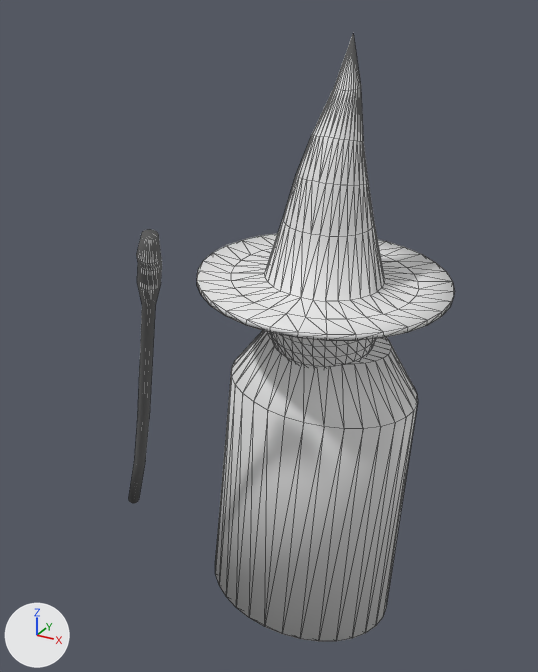
The glTF model game/scenes/enemies/wizard.glb, before and after one commit.
The view is the same before and after, from a 50 mm camera at (3.64, -7.52, 7.44) aimed at (-0.21, -0.51, 3.93). Arrows for +X, +Y and +Z are at lower left; the lights stay in place. Both versions are drawn at frame 20 of the action 'attack'; the numbers are the values there. Mesh edges are drawn as thin lines. Vertices at the same position are counted once.

Script lines for the objects in view, before the commit:
```python
me_cylinder_003 = bpy.data.meshes.new('Cylinder.003')
me_cylinder_003.from_pydata(...)  # 288 vertices, 572 faces; spans x -1.49..-1.16, y -1.28..-1.01, z 0.12..4.49
me_sphere = bpy.data.meshes.new('Sphere')
me_sphere.from_pydata(...)  # 482 vertices, 960 faces; spans x -0.49..0.82, y -0.74..0.56, z 3.42..5.0
ob_bone = bpy.data.objects.new('Bone', None)
ob_bone.parent = ob_armature
ob_bone.location = (0.0, 0.0, 0.0)
ob_bone.rotation_euler = (0.0, 0.0413, 0.0)  # degrees (0, 2.4, 0)
ob_head = bpy.data.objects.new('head', me_sphere)
ob_head.parent = ob_bone_001
ob_head.location = (0.0, 0.0, -3.096)
ob_main_hand_001 = bpy.data.objects.new('main_hand.001', me_cylinder_003)
ob_main_hand_001.parent = ob_main_hand
ob_main_hand_001.location = (1.105, -1.436, -2.16)
ob_main_hand_001.rotation_euler = (-0.00136, 0.0, -1.571)  # degrees (-0.1, 0, -90)
# also in view: 'body' at (0.09, 0.0, 1.9); 'hat' at (0.36, -0.27, 5.87)
```
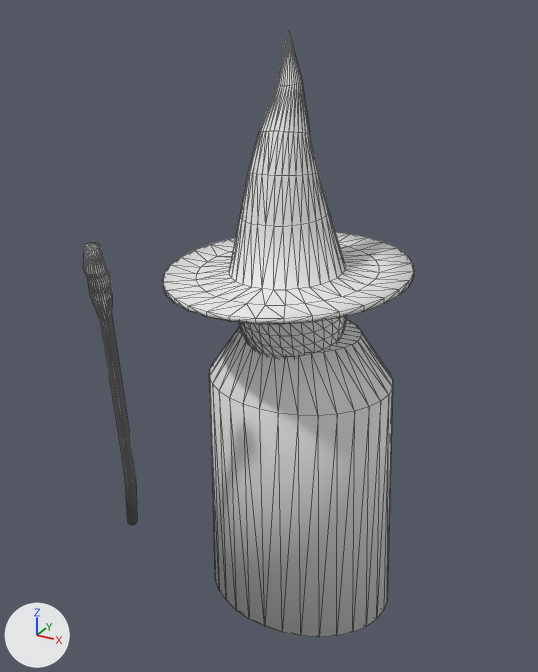
ob_bone is not drawn itself; it is the parent of ob_bone_001, ob_main_hand, ob_off_hand, ob_body.

Patch to the scene script:
```diff
--- a/game/scenes/enemies/wizard.glb.py
+++ b/game/scenes/enemies/wizard.glb.py
@@ me_cylinder_003 @@
 me_cylinder_003.from_pydata(...)  # 288 vertices, 572 faces; spans x -1.49..-1.16, y -1.28..-1.01, z 0.12..4.49
 # used by ob_main_hand_001; parent = ob_main_hand; location = (1.105, -1.436, -2.16); rotation_euler = (-0.00136, 0.0, -1.571), in degrees (-0.1, 0, -90)
+# me_cylinder_003 part 1: the whole mesh is turned -3.2 degrees about the y axis through its middle, then moved by (0.0, -0.03, -0.17)
@@ ob_bone @@
 ob_bone.location = (0.0, 0.0, 0.0)
-ob_bone.rotation_euler = (0.0, 0.0413, 0.0)  # degrees (0, 2.4, 0)
+ob_bone.rotation_euler = (0.0, -0.0587, 0.0)  # degrees (0, -3.4, 0)
```

Location of each change, [x1, y1, x2, y2] in pixels of the pictures (538 x 672 px):
'body', turned: before [215, 331, 418, 641]; after [209, 319, 393, 637]
'hat', turned: before [197, 34, 455, 341]; after [163, 32, 414, 324]
'main_hand.001', turned: before [129, 230, 162, 503]; after [83, 243, 137, 525]
'head', turned: before [270, 333, 376, 368]; after [239, 316, 347, 358]
